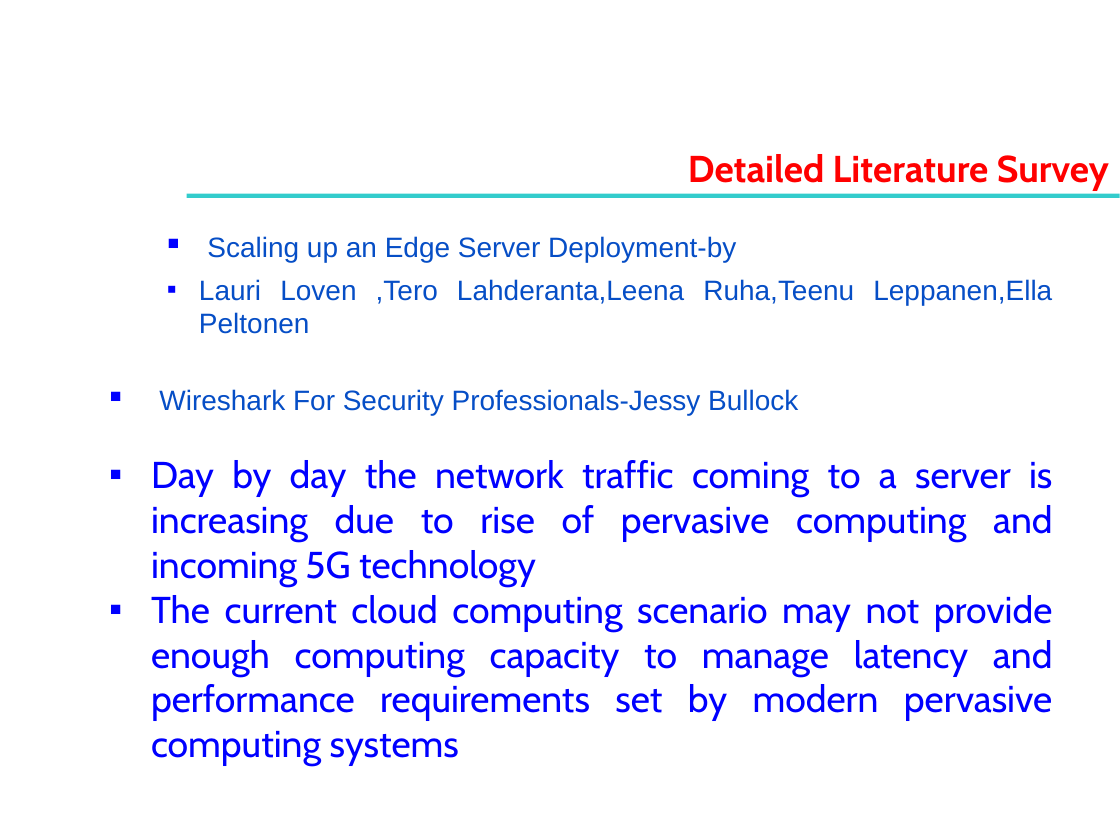
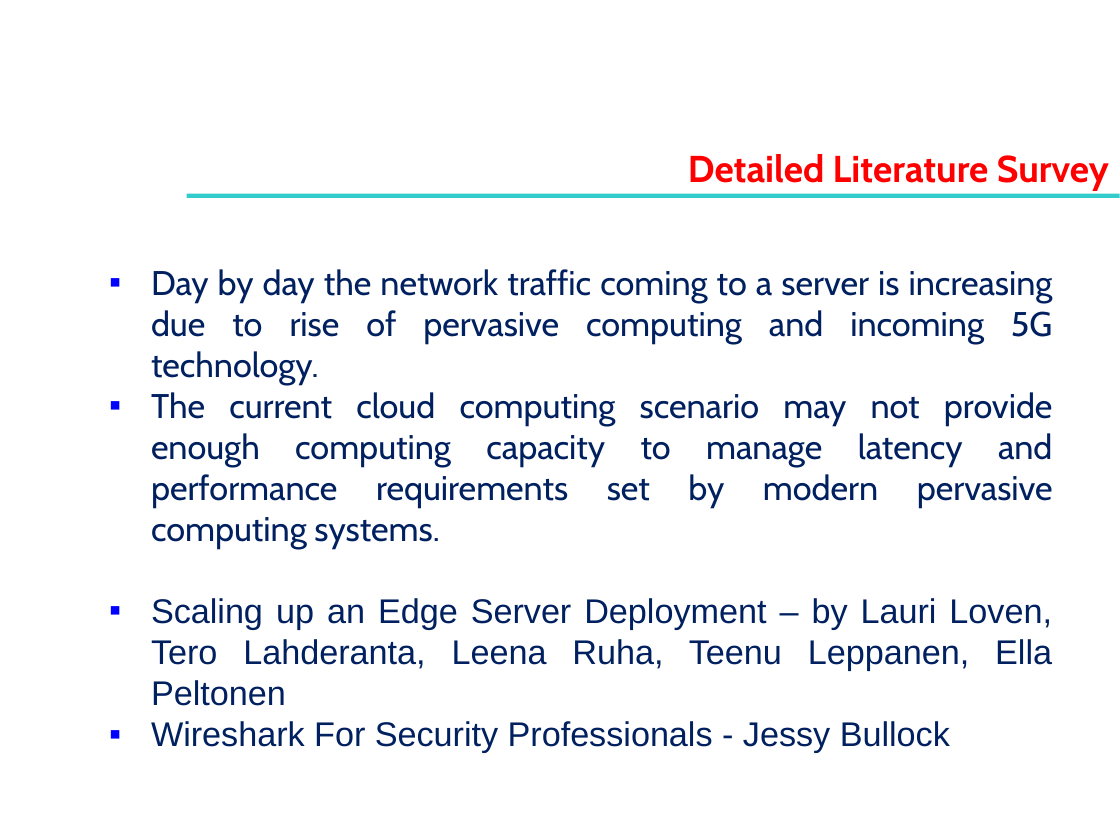
Before and after one commit to QuantumBoy-729/Wireshark-Diagnostics, a slide deck: slide 4 of Special Topic - Mini-Review 2 - Project Progress - Aug - Dec 2020 (2).pptx. Drawn at 1120x840 pixels with LibreOffice and Linux fonts; fonts in the diff are those of the drawing; background and template pictures are left out. Boxes give left, top, right and bottom in pixels: in the first picture for what was removed or moved away, otherwise in the second. Text is boxed around its words. In the diff, an @@ line names an element or a change of style, - is before the commit and + after.

```diff
--- a/Special Topic - Mini-Review 2 - Project Progress - Aug - Dec 2020 (2).pptx
+++ b/Special Topic - Mini-Review 2 - Project Progress - Aug - Dec 2020 (2).pptx
@@ text at (151,269,1053,753): text changed; size 24 to 22 pt; text colour #0000FF to #002060 @@
-  ▪ Scaling up an Edge Server Deployment-by
-  ▪ Lauri Loven ,Tero Lahderanta,Leena Ruha,Teenu Leppanen,Ella Peltonen
-▪ Wireshark For Security Professionals-Jessy Bullock
-▪ Day by day the network traffic coming to a server is increasing due to rise of pervasive computing and incoming 5G technology
-▪ The current cloud computing scenario may not provide enough computing capacity to manage latency and performance requirements set by modern pervasive computing systems
+▪ Day by day the network traffic coming to a server is increasing due to rise of pervasive computing and incoming 5G technology.
+▪ The current cloud computing scenario may not provide enough computing capacity to manage latency and performance requirements set by modern pervasive computing systems.
+▪ Scaling up an Edge Server Deployment – by Lauri Loven, Tero Lahderanta, Leena Ruha, Teenu Leppanen, Ella Peltonen
+▪ Wireshark For Security Professionals - Jessy Bullock
```
Also in this commit, not shown: 5 other slides changed, 2 slides added, 2 slides removed.
